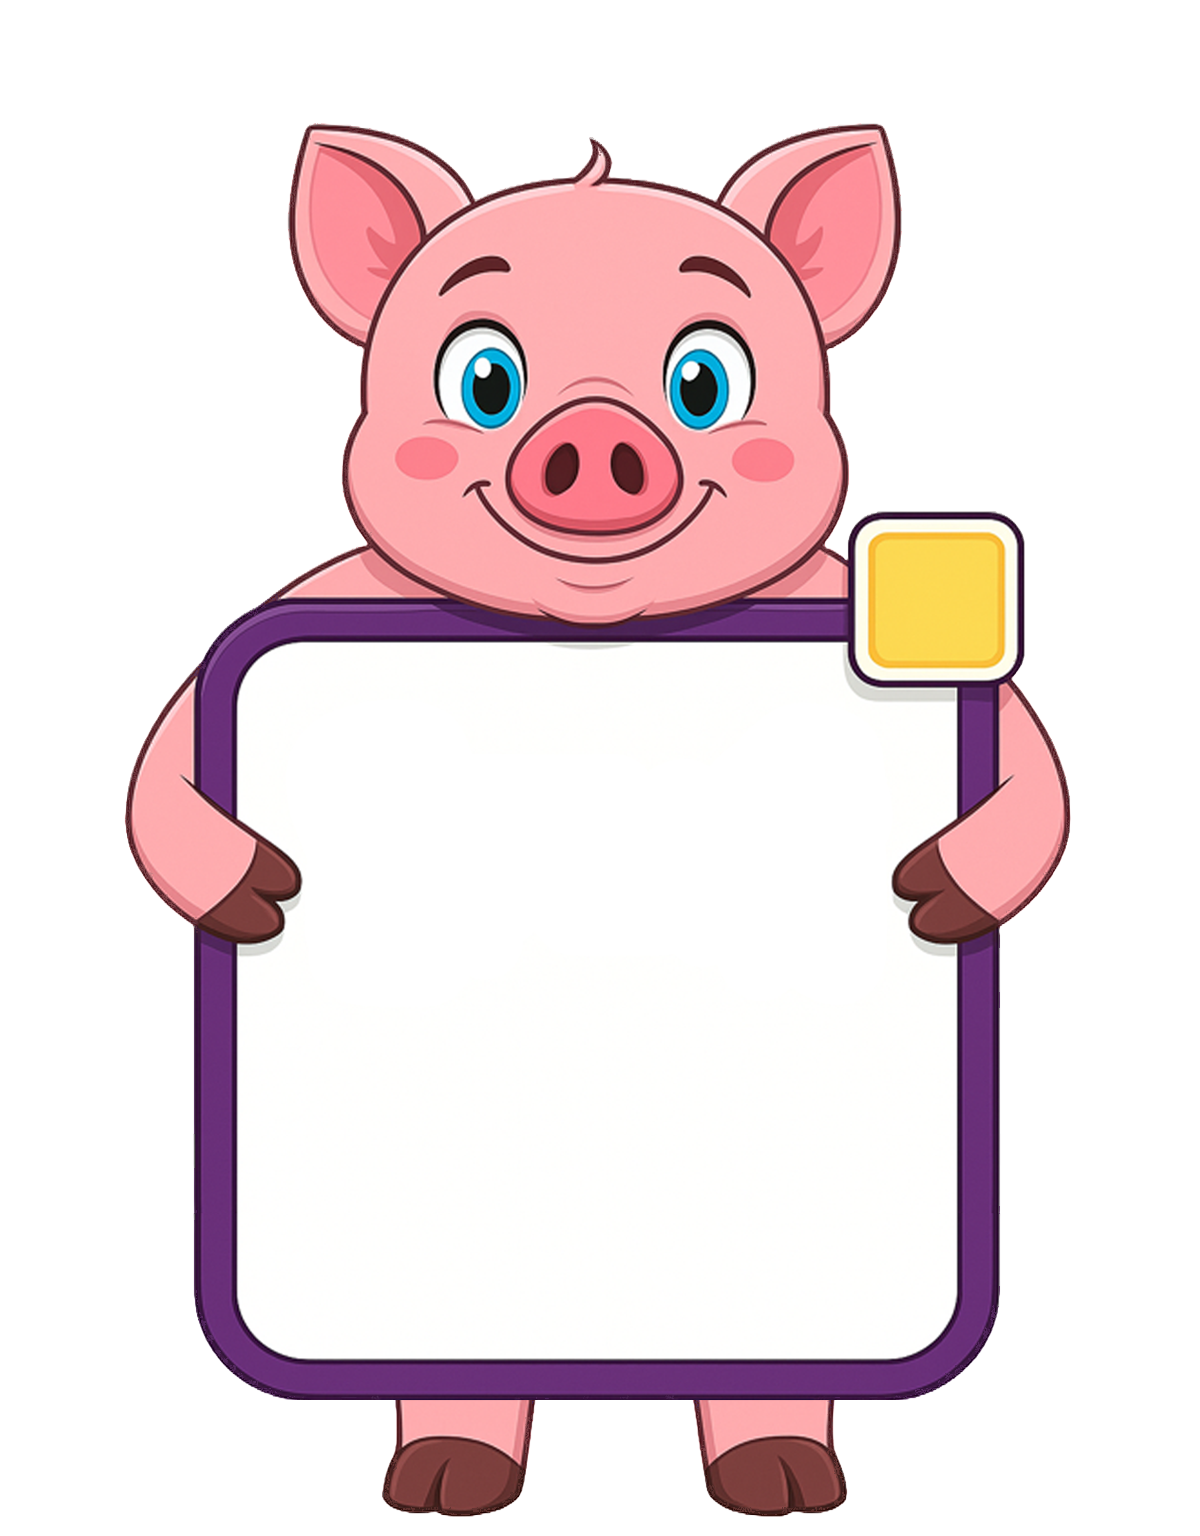
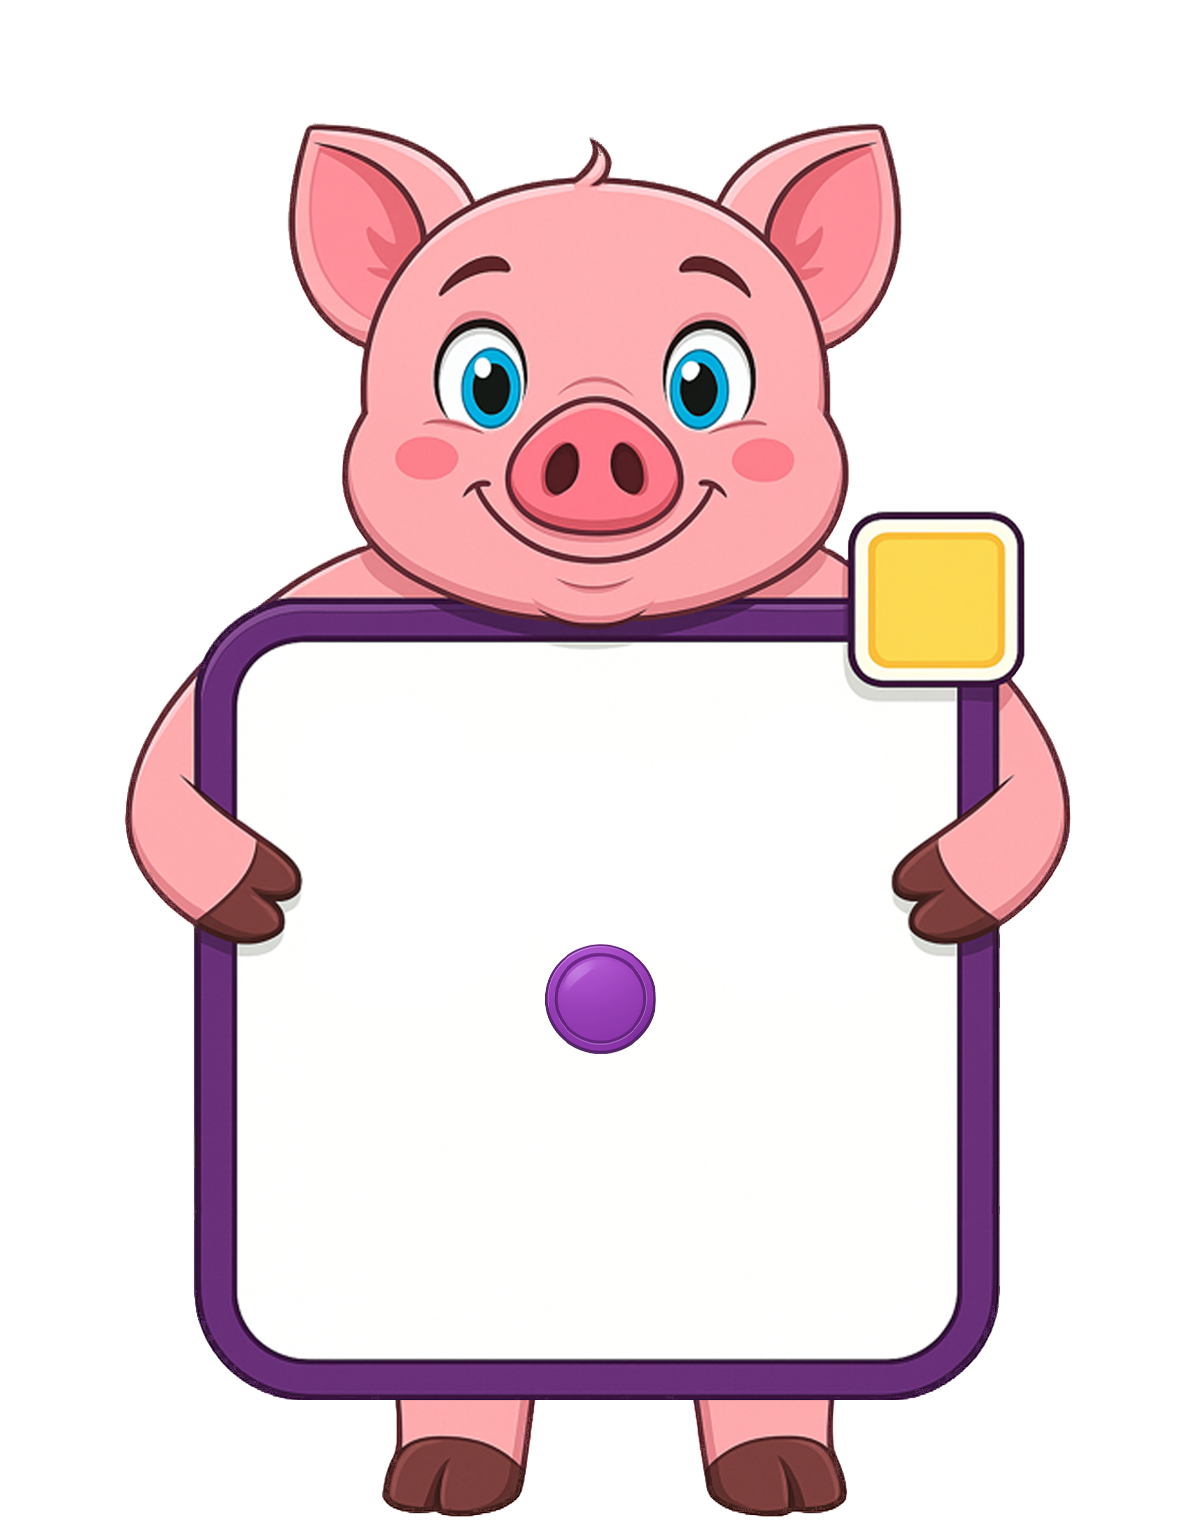
Two versions of the same layered image (w=1200, h=1536). Layer-by-layer changes:
added layer "Слой 2" above "Слой 1" over [544, 944, 656, 1054]